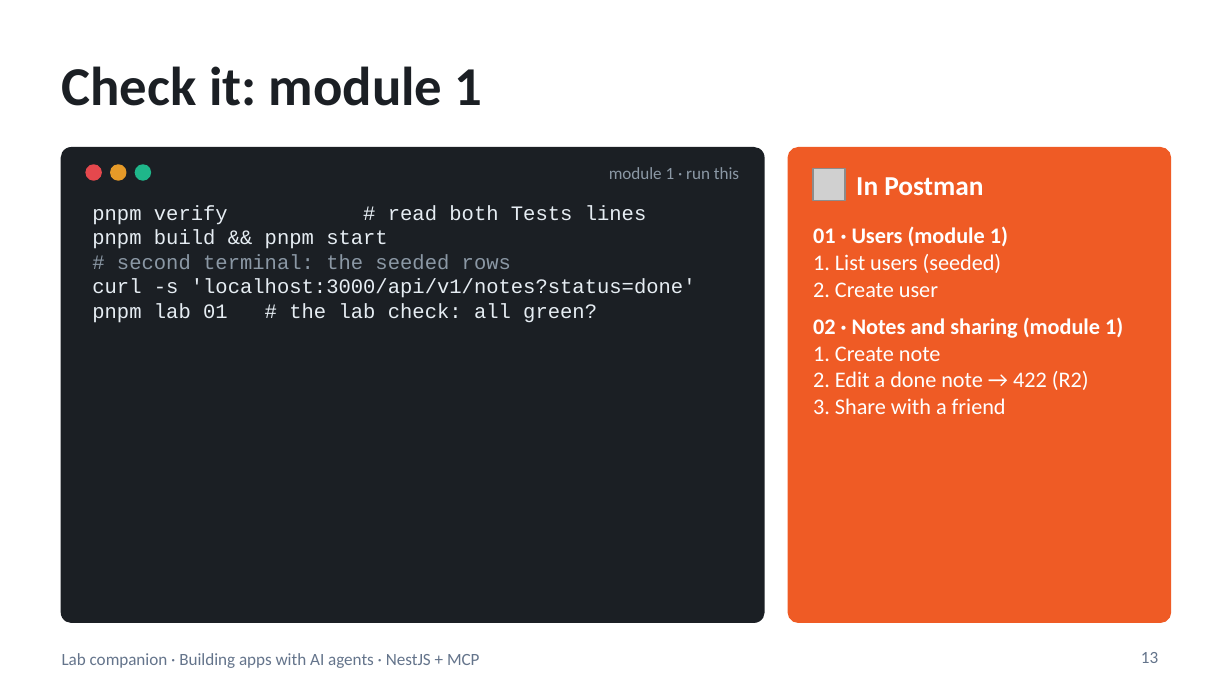
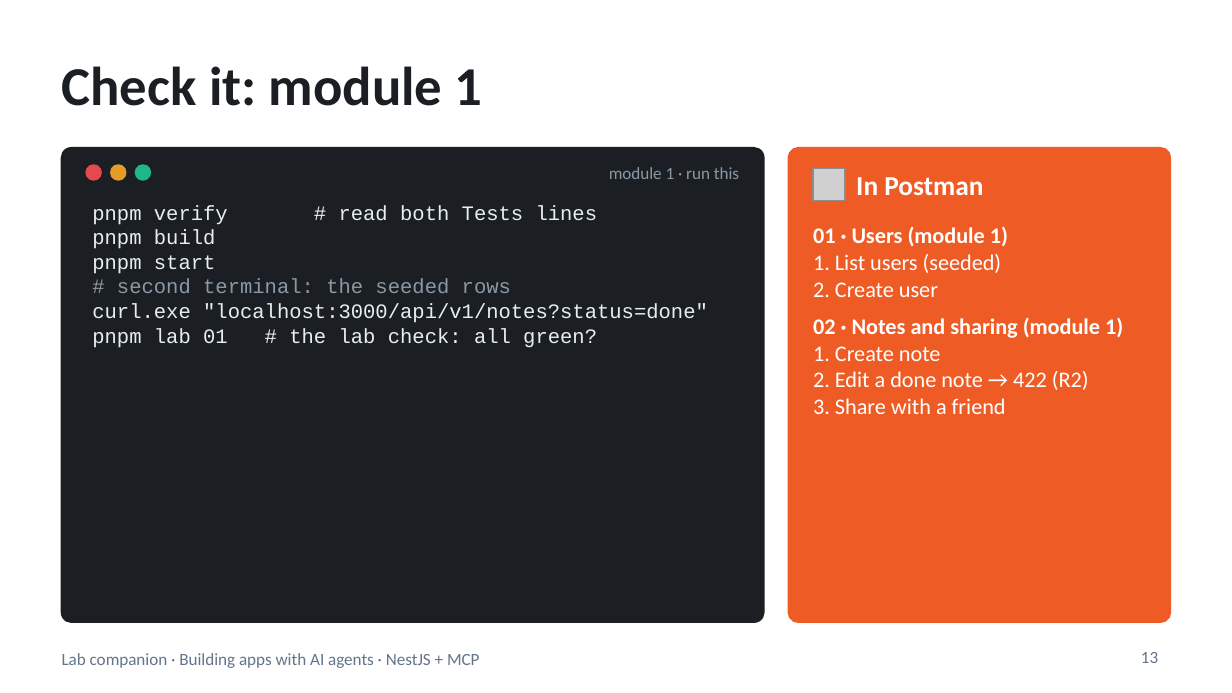
Before and after one commit to blazaga/ai-training-modules, a slide deck: slide 13 of docs/ai-agent-training/slides/lab-companion.pptx. Drawn at 1232x693 pixels with LibreOffice and Linux fonts; fonts in the diff are those of the drawing; grey boxes stand for pictures. Boxes give left, top, right and bottom in pixels: in the first picture for what was removed or moved away, otherwise in the second. Text is boxed around its words. In the diff, an @@ line names an element or a change of style, - is before the commit and + after.

```diff
--- a/docs/ai-agent-training/slides/lab-companion.pptx
+++ b/docs/ai-agent-training/slides/lab-companion.pptx
@@ text at (x1=92, y1=230, x2=216, y2=274): text changed @@
-pnpm build && pnpm start
+pnpm build
+pnpm start
@@ text at (x1=92, y1=304, x2=708, y2=323): text changed @@
-curl -s 'localhost:3000/api/v1/notes?status=done'
+curl.exe "localhost:3000/api/v1/notes?status=done"
```
Also in this commit, not shown: 7 other slides changed, 21 other files.
